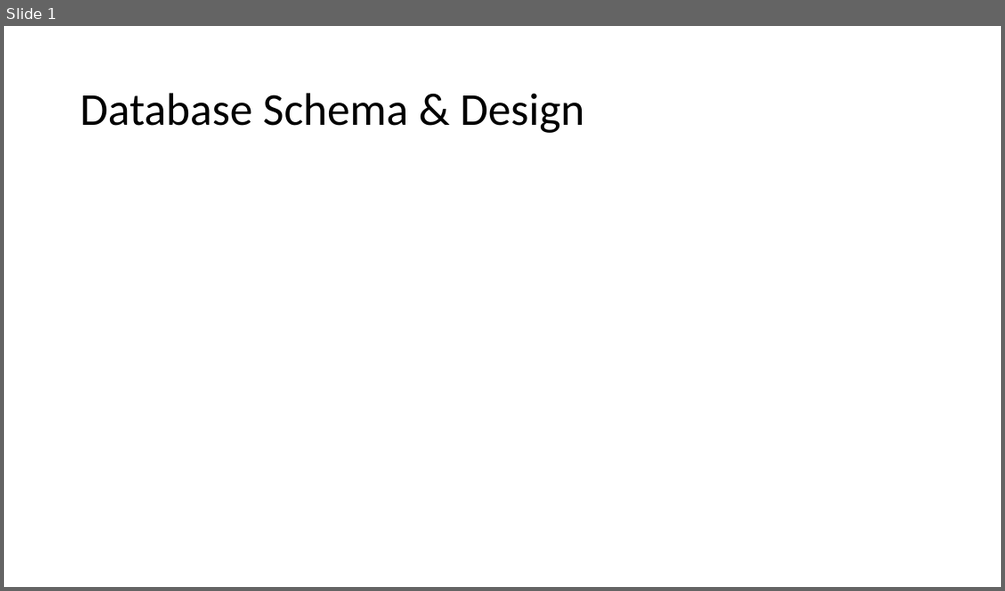
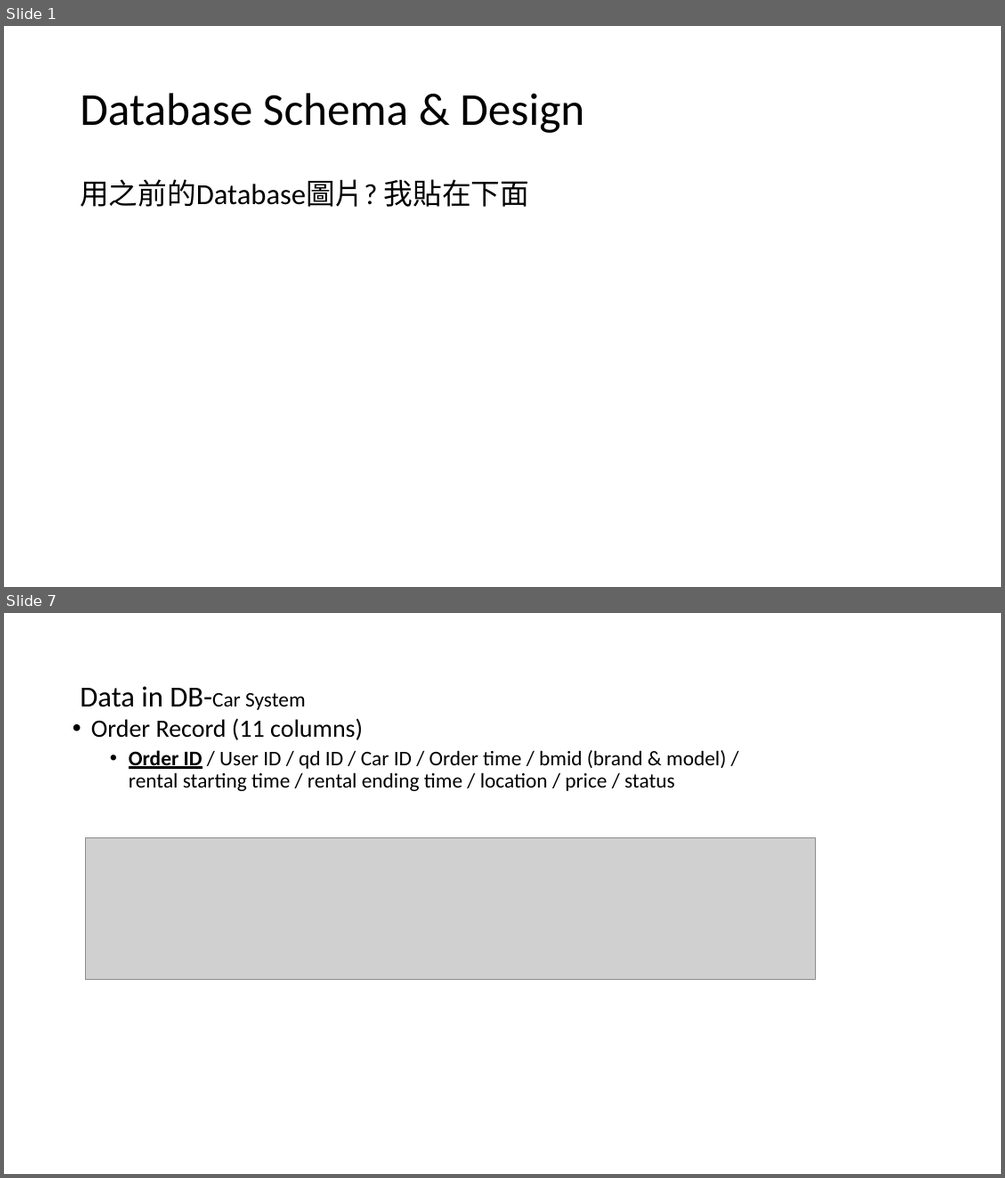
Before and after one commit to yichiehliu/yichiehliu.github.io, a slide deck: Daimler_revised.pptx. Shown one above the other, each under a label of ours: slide 1 before the commit, slides 1 and 7 after it; the slides between them are not shown. The pictures are 1005x591 and 1005x1178 pixels, drawn with LibreOffice and Linux fonts; fonts in the diff are those of the drawing; grey boxes stand for pictures. Boxes give left, top, right and bottom in pixels: in the first picture for what was removed or moved away, otherwise in the second. Text is boxed around its words. In the diff, an @@ line names an element or a change of style, - is before the commit and + after.

```diff
--- a/Daimler_revised.pptx
+++ b/Daimler_revised.pptx
@@ slide 7 added at [4,613,1001,1174], background #FFFFFF @@
@@ title added at [80,686,306,710], 28 pt, text #000000 @@
+Data in DB-Car System
@@ text added at [91,718,726,791], 20 pt, text #000000 @@
+• Order Record (11 columns)
+  • Order ID / User ID / qd ID / Car ID / Order time / bmid (brand & model) / rental starting time / rental ending time / location / price / status
@@ picture added at [85,838,815,980] @@
@@ slide 1 changed as well @@
@@ text added at [80,179,529,207], 28 pt, text #000000 @@
+用之前的Database圖片? 我貼在下面
```
Also in this commit, not shown: 3 other slides changed, 5 other slides added, 5 other files.
